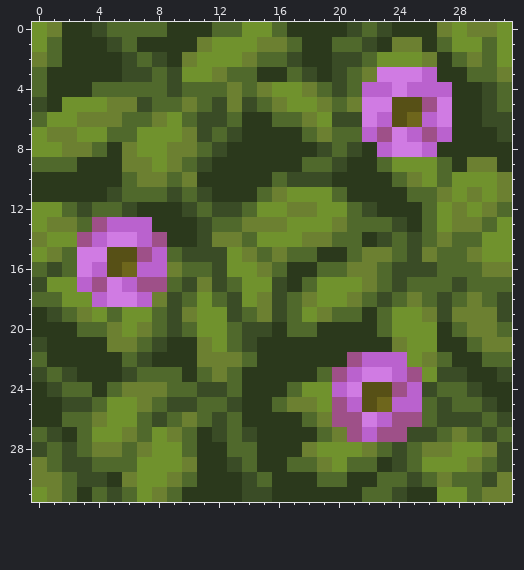
Pixel-art sprite -- textures/blocks/azalea_leaves_flowers_opaque.png. The picture above is the old version.
The file is 32x32 pixels.
The same view after the edit:
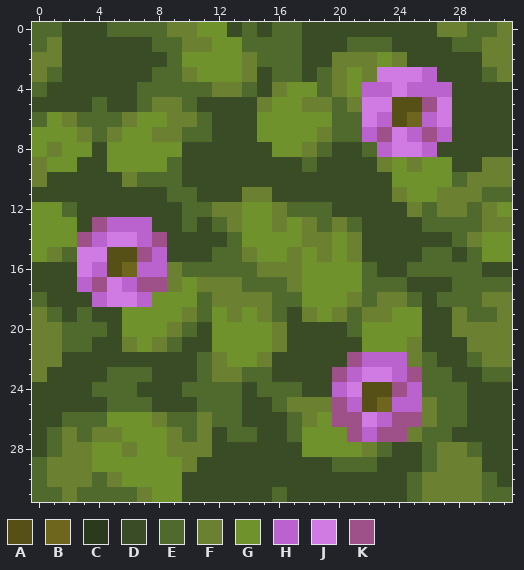
Palette (. is transparent): A #575016  B #6e661c  C #2b391c  D #3a4c26  E #50692c  F #6c8031  G #70922d  H #ba62ce  J #d07be3  K #9e5088
Diff:
Changed rows in their new state; - is an unchanged pixel.
first column x 0:
 0 EEDD-----FFGGDED-EDDD-D-DDD-FEEF
 1 EFDDD-DDEEF---EEE-DDD-EEDDDDEEFF
 2 -FDDDD-D-EG------EDDFFF-FDDDDDFF
 3 FEDDDD---EF-GGFDE--EFG-----DDD--
 4 -DDDDDD--E--F--DF-G-FG------DD-D
 5 -DDDEDDEFFED-D-FG-F---------DD-D
 6 --FEEEFGGFFE-DDGGGG-EE------DD--
 7 -GGFEFG-FFEED-DGGGG---------DDD-
 8 -FGGDGG--GDD-DDDGGFED-E----DDDDD
 9 FGGDDGGG-ED-DDDDDD-D-DDF-F-GDD-F
10 FDDDDDFEE-DDDDDDD---DDDDGG-GEFF-
11 DDDDD-DDDE--DDFFDDDDDDDDFGG-F-EE
12 ----DD-DDDE-FFG-FEEEDD-DDF-F-E-G
13 -GGD----DDE--FGG--FE--DD-D-EEEFF
14 G--------DD-DEG-----GFD-D-DD-F--
15 ---------D--EE-GGFGFGFDDD-E-DE--
16 D-D---------EEE-FFGGGGED-EE---DD
17 -DD------FG-FFEEEFG---E-EDDDE---
18 -DDD----GGGEFFF-E-G----FFEDE-EFF
19 FEDEDD--GG-E-FG-EDFGF-FF--D--EEF
20 FFE--D-GGF-D-GGGFDDDDEGG--DDF--F
21 FFEEDD-GFEDD-GGGFDDDDDGGGFDDDF--
22 FFDDDDD-DDDE-GGFDDDDD----FEDDEFF
23 FD-DDEE-DDD--FEEDDDD------EE-DEE
24 D-DDE-EDDD-EE-DEE-DD------E---DD
25 DD--DEEED----EDD---F------FE-D-D
26 DD--E--GF-EFE-DDDEFG------FEE-D-
27 DEF-FFGG---F--EDDEGGG----FE-DD-D
28 --FFGGFG-FFFDDDDDDG------DE-FED-
29 EFFFGGG----DD-DDDDDDE--D-DEFF-D-
30 E-FFEFG--GDDDD-DDDDDDDDDDEF-FFED
31 EEFE-E-FGGDDDD--EDDDDDDD-EFFFFEE
